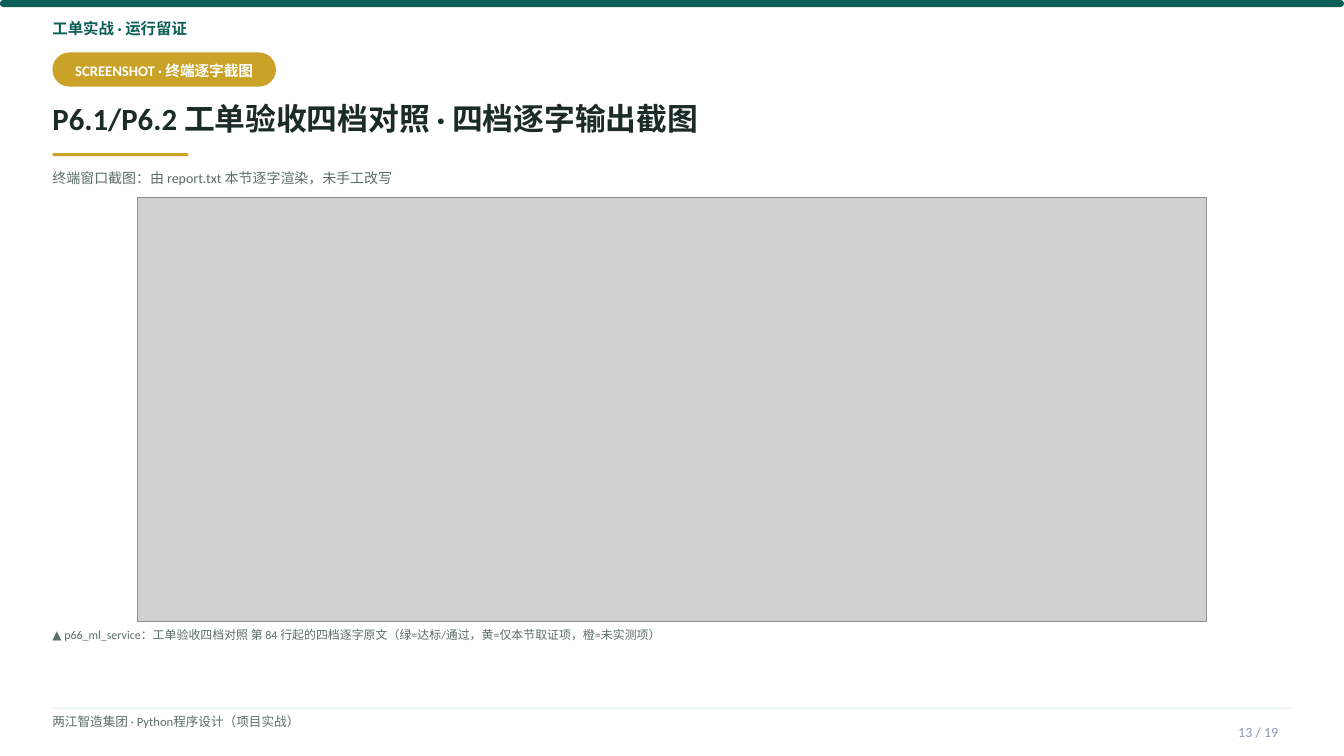
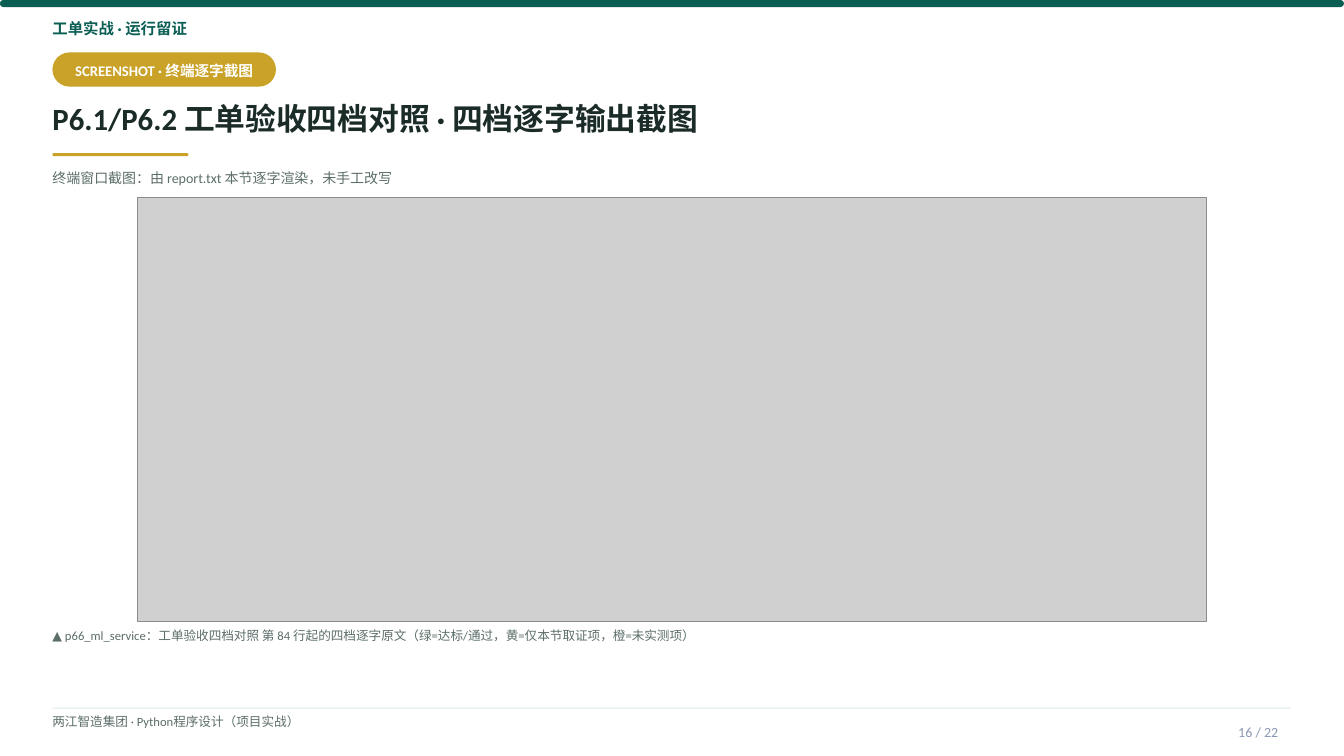
Before and after one commit to tianqiongenze/ai-course-teaching-resources, a slide deck: slide 16 of 03-Python程序设计-项目实战/V2授课PPT/W08-第16次课-把模型部署到产线边缘.pptx (slide 13 before the commit). Drawn at 1344x756 pixels with LibreOffice and Linux fonts; fonts in the diff are those of the drawing; grey boxes stand for pictures. Boxes give left, top, right and bottom in pixels: in the first picture for what was removed or moved away, otherwise in the second. Text is boxed around its words. In the diff, an @@ line names an element or a change of style, - is before the commit and + after.

Commit message:
feat(101): 100号报告P1/P2/P3优化方案全量执行
- P1-1: 32个精简deck注入知识速览卡+下次课预告(+64页, 逐字摘自同周完整deck)
- P1-2: 01课8个deck补重难点导航(+16页)
- P1-3: 9个高负荷页拆分(动态切点v2, 档位完整性断言0异常)
- P2: 正文<9pt升9pt(663 run, 0回退) + 冗余后缀裁剪
- P3: gate101五道门禁上线(语法/重症溢出/高负荷/乱码/check99), 终态全绿

```diff
--- a/03-Python程序设计-项目实战/V2授课PPT/W08-第16次课-把模型部署到产线边缘.pptx
+++ b/03-Python程序设计-项目实战/V2授课PPT/W08-第16次课-把模型部署到产线边缘.pptx
@@ text "▲ p66_ml_service：工单验收四档对照 第 84 行起的四档逐字原文（绿=达标/通过，黄=仅本节取证项，橙= ..." at bbox=[65, 629, 695, 642]: size 8.5 to 9 pt @@
@@ text at bbox=[1238, 728, 1278, 737]: text changed @@
-13 / 19
+16 / 22
```
Also in this commit, not shown: 12 other slides changed, 3 slides added, 48 other files.
